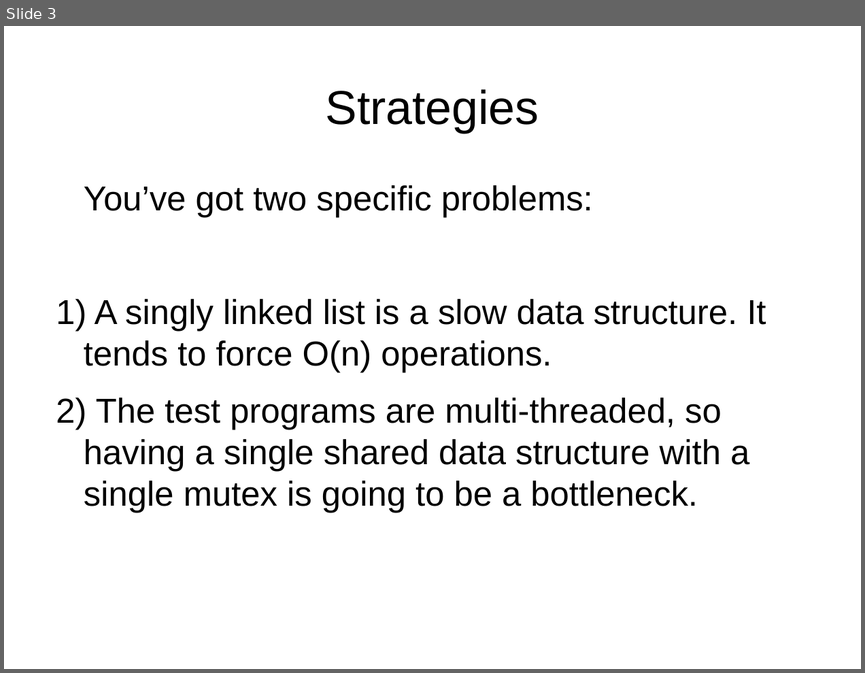
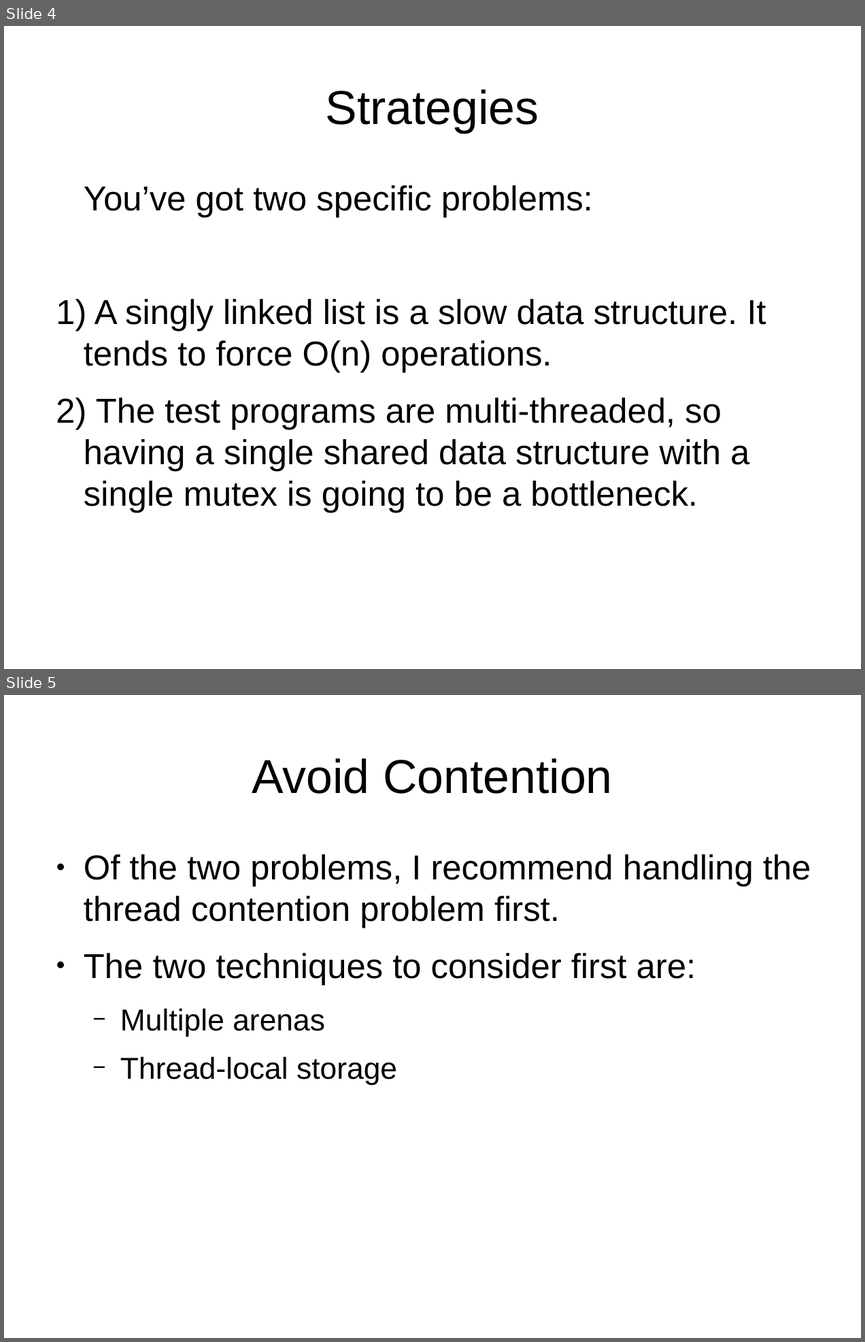
Before and after one commit to NatTuck/khoury-ntuck, a slide deck: courses/2020/01/cs3650/notes/18-advanced-malloc/ch02-hints.odp. Shown one above the other, each under a label of ours: slide 3 before the commit, slides 4 and 5 after it. The pictures are 865x673 and 865x1342 pixels, drawn with LibreOffice and Linux fonts; fonts in the diff are those of the drawing; background and template pictures are left out. Boxes give left, top, right and bottom in pixels: in the first picture for what was removed or moved away, otherwise in the second. Text is boxed around its words. In the diff, an @@ line names an element or a change of style, - is before the commit and + after.

```diff
--- a/courses/2020/01/cs3650/notes/18-advanced-malloc/ch02-hints.odp
+++ b/courses/2020/01/cs3650/notes/18-advanced-malloc/ch02-hints.odp
@@ slide 5 added at [4,695,861,1338], background #FFFFFF @@
@@ title added at [252,758,613,794], 44 pt, text #000000 @@
+Avoid Contention
@@ text added at [84,854,811,1085], 32 pt, text #000000 @@
+● Of the two problems, I recommend handling the thread contention problem first.
+● The two techniques to consider first are:
+  − Multiple arenas
+  − Thread-local storage
@@ what was slide 3 is now slide 4 @@
```
Also in this commit, not shown: 1 slide changed, 8 other slides added, 6 other files.
